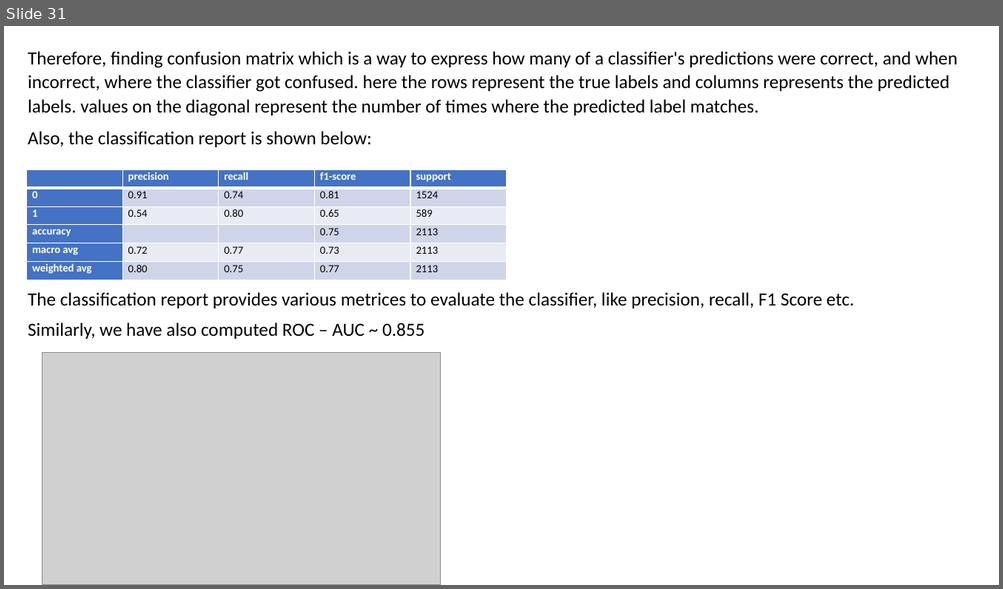
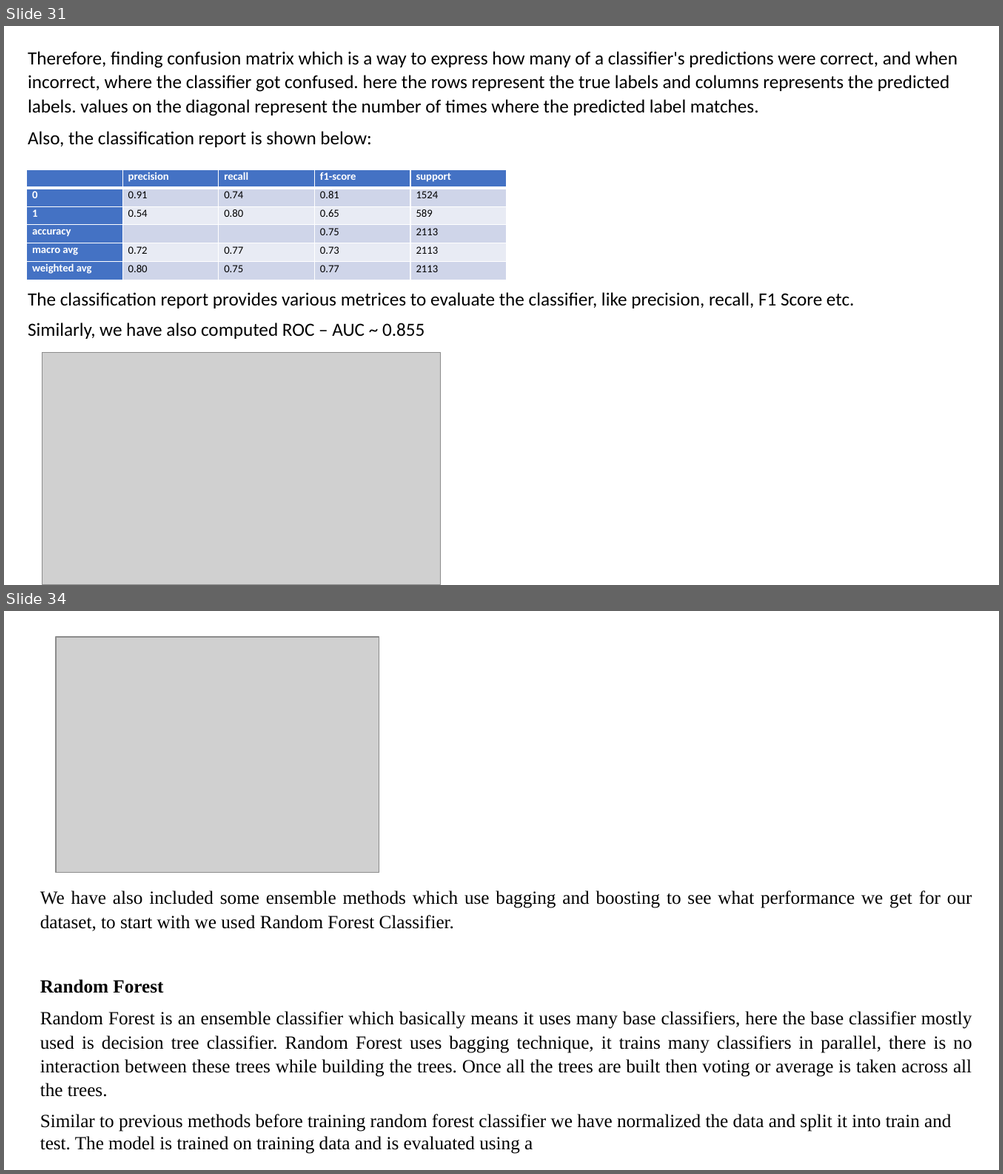
Before and after one commit to samarth-malhotra/Dissertation, a slide deck: Customer Churn Prediction in Telecom using Machine Learning.pptx. Shown one above the other, each under a label of ours: slide 31 before the commit, slides 31 and 34 after it; the slides between them are not shown. The pictures are 1003x589 and 1003x1174 pixels, drawn with LibreOffice and Linux fonts; fonts in the diff are those of the drawing; grey boxes stand for pictures. Boxes give left, top, right and bottom in pixels: in the first picture for what was removed or moved away, otherwise in the second. Text is boxed around its words. In the diff, an @@ line names an element or a change of style, - is before the commit and + after.

```diff
--- a/Customer Churn Prediction in Telecom using Machine Learning.pptx
+++ b/Customer Churn Prediction in Telecom using Machine Learning.pptx
@@ slide 34 added at box(4, 611, 999, 1170), background #FFFFFF @@
@@ picture added at box(56, 637, 378, 873) @@
@@ text added at box(40, 891, 972, 1154), 18 pt, text #000000 @@
+We have also included some ensemble methods which use bagging and boosting to see what performance we get for our dataset, to start with we used Random Forest Classifier.
+Random Forest
+Random Forest is an ensemble classifier which basically means it uses many base classifiers, here the base classifier mostly used is decision tree classifier. Random Forest uses bagging technique, it trains many classifiers in parallel, there is no interaction between these trees while building the trees. Once all the trees are built then voting or average is taken across all the trees.
+Similar to previous methods before training random forest classifier we have normalized the data and split it into train and test. The model is trained on training data and is evaluated using a
```
Also in this commit, not shown: 3 slides changed, 12 other slides added, 3 other files.
